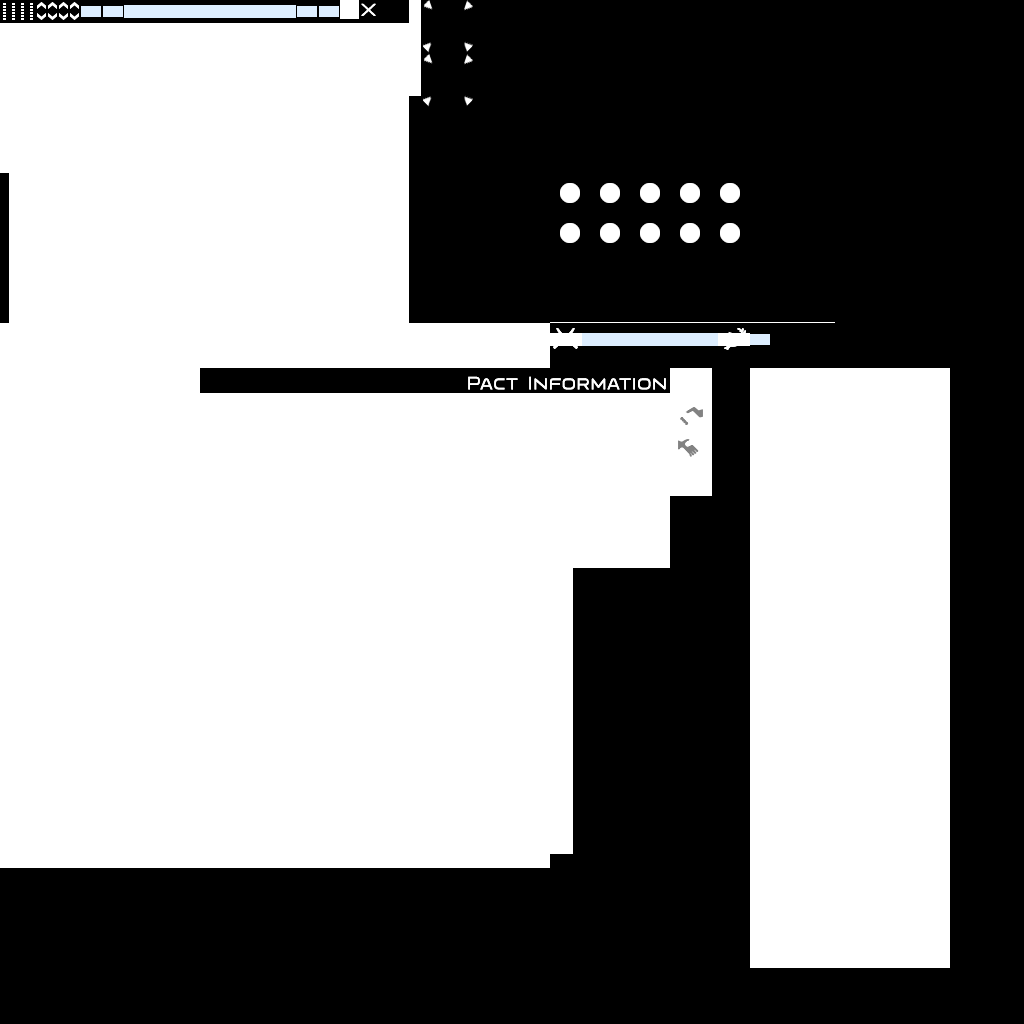
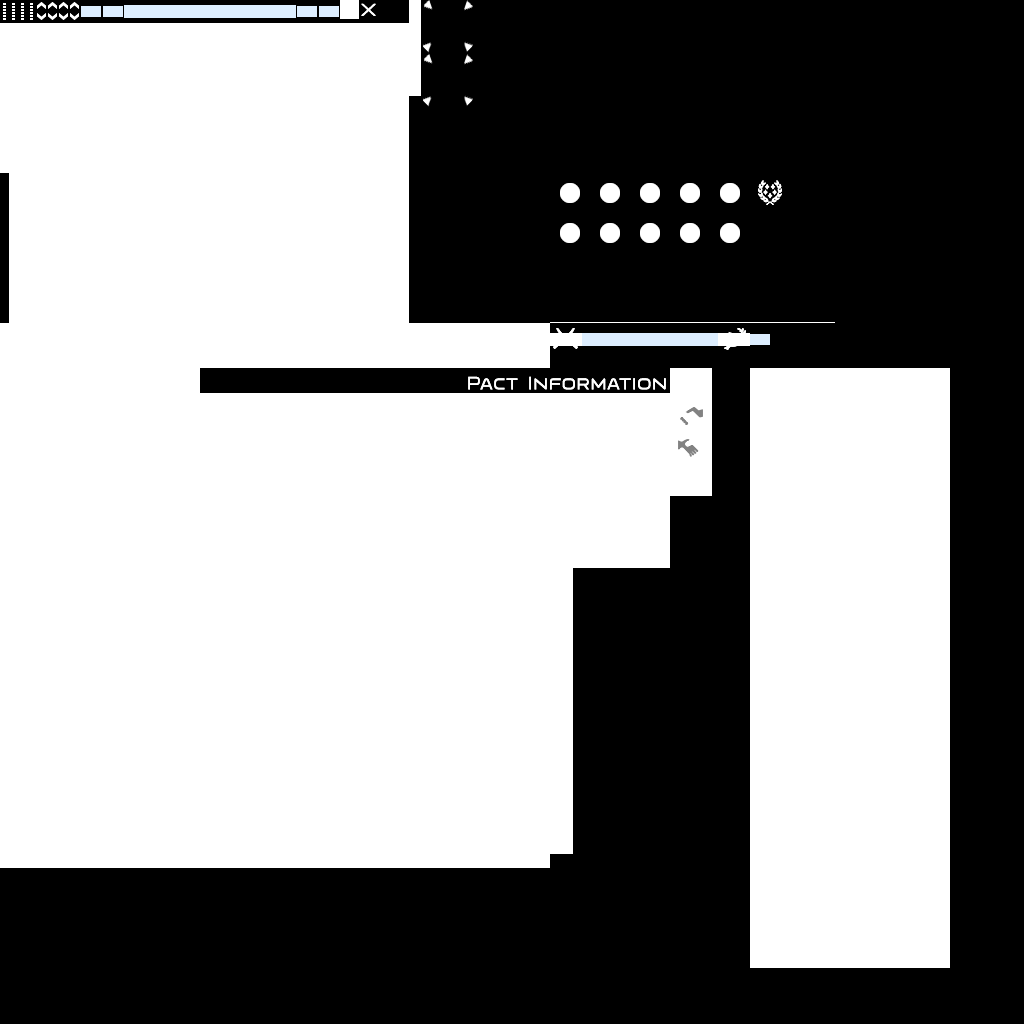
Two versions of the same layered image (1024 × 1024). Layer-by-layer changes:
added layer "Fleet Leader" in group "Empire Window" over bbox(758, 180, 782, 205)
added layer "Layer 2" in group "Empire Window" over bbox(758, 180, 782, 205)
